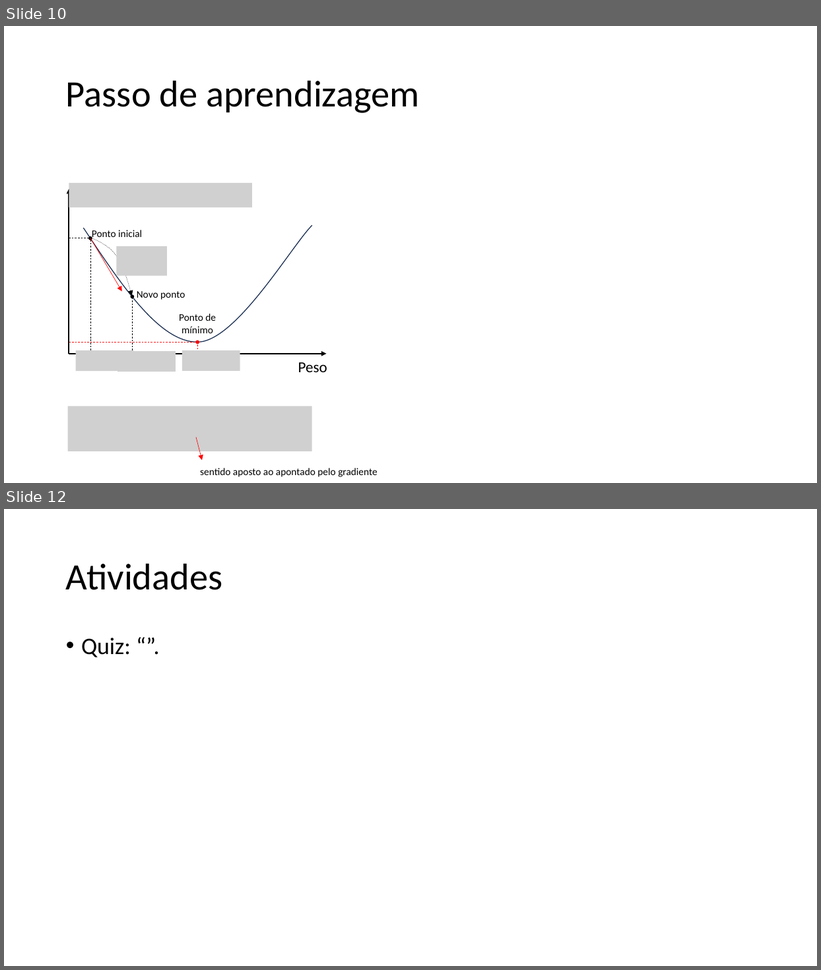
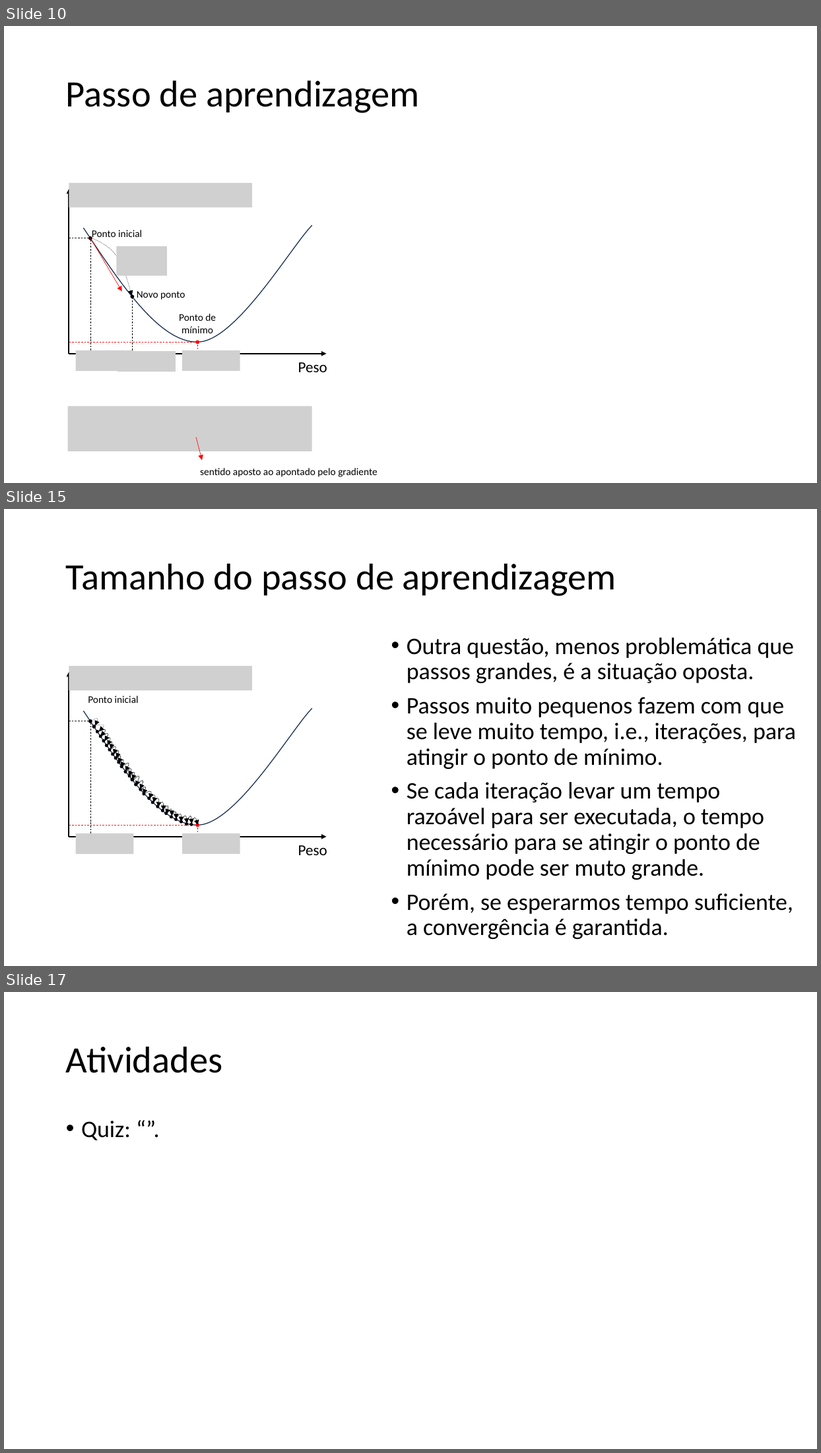
Before and after one commit to zz4fap/tp557-iot-ml, a slide deck: slides/TP557_6_Minimizando_o_erro.pptx. Shown one above the other, each under a label of ours: slides 10 and 12 before the commit, slides 10, 15 and 17 after it; the slides between them are not shown. The pictures are 821x970 and 821x1453 pixels, drawn with LibreOffice and Linux fonts; fonts in the diff are those of the drawing; grey boxes stand for pictures. Boxes give left, top, right and bottom in pixels: in the first picture for what was removed or moved away, otherwise in the second. Text is boxed around its words. In the diff, an @@ line names an element or a change of style, - is before the commit and + after.

```diff
--- a/slides/TP557_6_Minimizando_o_erro.pptx
+++ b/slides/TP557_6_Minimizando_o_erro.pptx
@@ slide 15 added at box(4, 509, 817, 966), background #FFFFFF @@
@@ title added at box(66, 563, 616, 596), 44 pt, text #000000 @@
+Tamanho do passo de aprendizagem
@@ text added at box(407, 638, 796, 939), 28 pt, text #000000 @@
+• Outra questão, menos problemática que passos grandes, é a situação oposta.
+• Passos muito pequenos fazem com que se leve muito tempo, i.e., iterações, para atingir o ponto de mínimo.
+• Se cada iteração levar um tempo razoável para ser executada, o tempo necessário para se atingir o ponto de mínimo pode ser muto grande.
+• Porém, se esperarmos tempo suficiente, a convergência é garantida.
@@ group added at box(69, 666, 327, 855): 28 freeform shapes, 28 ellipses, 4 lines, 3 pictures, 2 arrows, 2 texts @@
+Peso
+Ponto inicial
@@ what was slide 12 is now slide 17 @@
```
Also in this commit, not shown: 1 slide changed, 4 other slides added.
